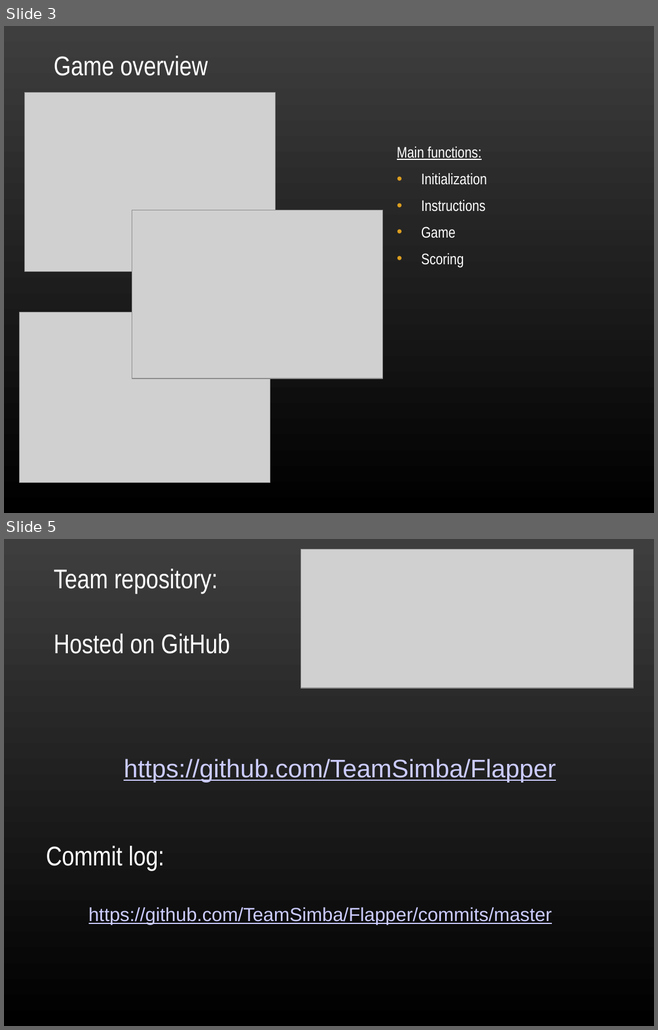
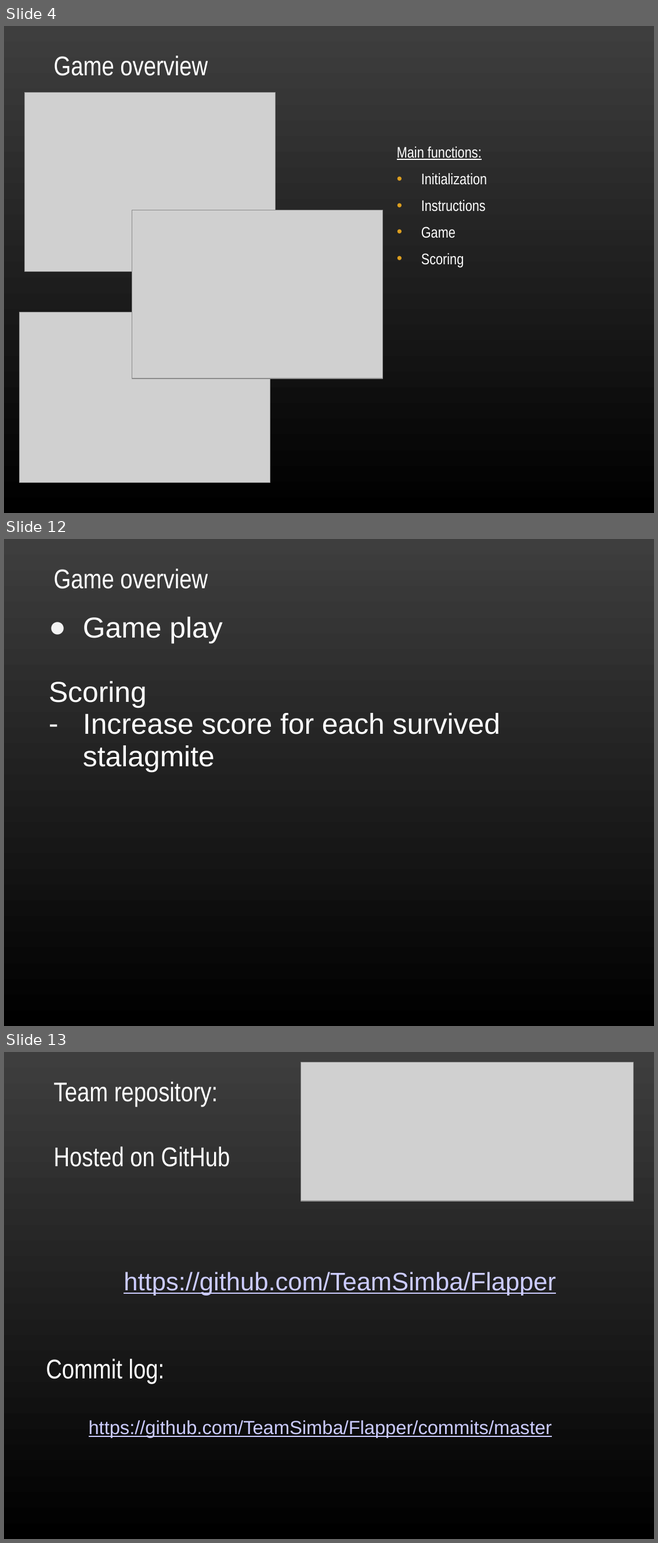
Before and after one commit to TeamSimba/Flapper, a slide deck: Flappy/Documentation/presentation.ppt. Shown one above the other, each under a label of ours: slides 3 and 5 before the commit, slides 4, 12 and 13 after it; the slides between them are not shown. The pictures are 658x1030 and 658x1543 pixels, drawn with LibreOffice and Linux fonts; fonts in the diff are those of the drawing; grey boxes stand for pictures; background and template pictures are left out. Boxes give left, top, right and bottom in pixels: in the first picture for what was removed or moved away, otherwise in the second. Text is boxed around its words. In the diff, an @@ line names an element or a change of style, - is before the commit and + after.

```diff
--- a/Flappy/Documentation/presentation.ppt
+++ b/Flappy/Documentation/presentation.ppt
@@ slide 12 added at box(4, 539, 654, 1026), background picture (left out) @@
@@ text added at box(54, 569, 208, 589), 30 pt, text #FFFFFF @@
+Game overview
@@ text added at box(49, 617, 500, 772), 32 pt, text #FFFFFF @@
+● Game play
+Scoring
+– Increase score for each survived stalagmite
@@ what was slide 3 is now slide 4 @@
@@ what was slide 5 is now slide 13 @@
```
Also in this commit, not shown: 7 other slides added.
